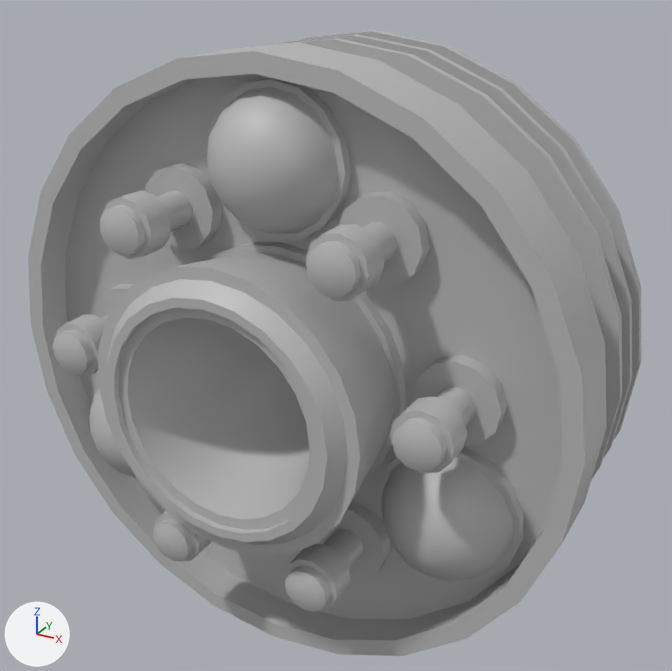
What one commit did to the Blender file Content/Game/Engines/SM_Engine_2_Mod1.blend.
Rendered twice from a 50 mm lens placed at (2.85, -5.94, 2.57), pointed at (0.13, -1.0, 0.1). The lights are fixed; the arrows at lower left show +X, +Y and +Z.

Objects in the first picture: 'Engine'.
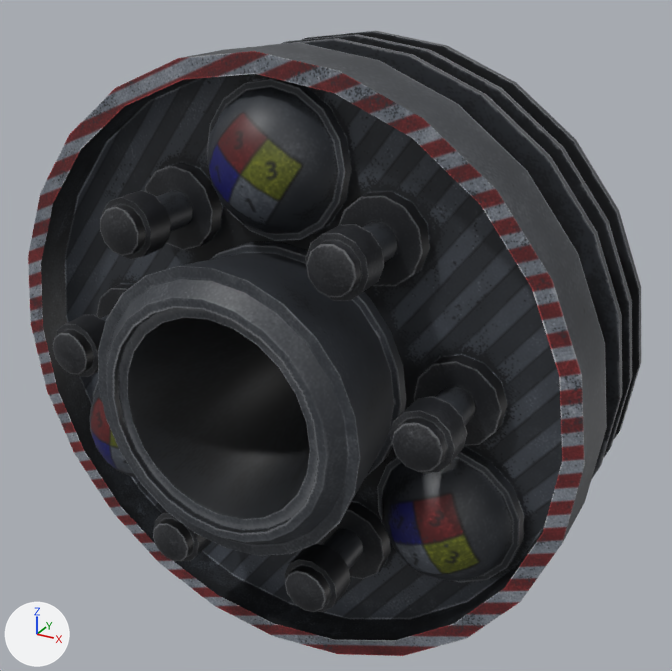
Commit message: [DEV] First main engine model

Pixel boxes [x1, y1, x2, y2] of what changed, in the pictures (672 x 671 px):
'Engine', recoloured (grey to black)
    both: [28, 31, 641, 656]

The change, as a diff of the scene's bpy script:
```diff
--- a/Content/Game/Engines/SM_Engine_2_Mod1.blend.py
+++ b/Content/Game/Engines/SM_Engine_2_Mod1.blend.py
@@ img_tx_engine_2_mod1_d_png @@
+img_tx_engine_2_mod1_d_png = load_image('TX_Engine_2_Mod1_D.png', 'Textures/TX_Engine_2_Mod1_D.png', 1024, 1024, 'sRGB')
@@ mat_tx_engine_2_mod1_d_png @@
+mat_tx_engine_2_mod1_d_png = principled_material('TX_Engine_2_Mod1_D.png')
+mat_tx_engine_2_mod1_d_png.texture = img_tx_engine_2_mod1_d_png
@@ me_sm_engine_2_mod1 @@
 me_sm_engine_2_mod1.from_pydata(...)  # 1642 vertices, 1632 faces; spans x -1.97..1.97, y -2.24..0.0, z -1.97..1.97
-me_sm_engine_2_mod1.materials.append(mat_untitled_003)  # grey #bcbcbc
+me_sm_engine_2_mod1.materials.append(mat_tx_engine_2_mod1_d_png)  # picture img_tx_engine_2_mod1_d_png
```
